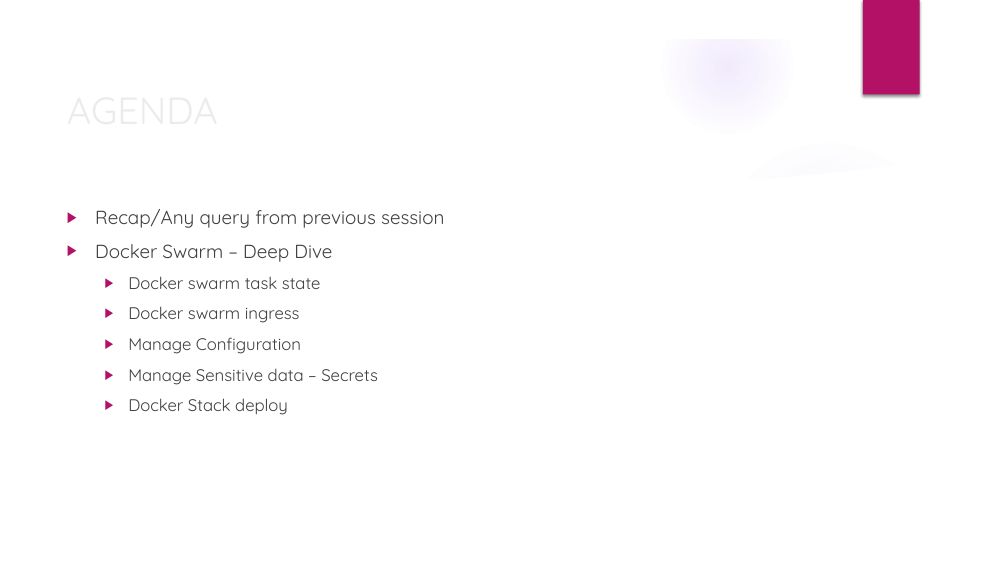
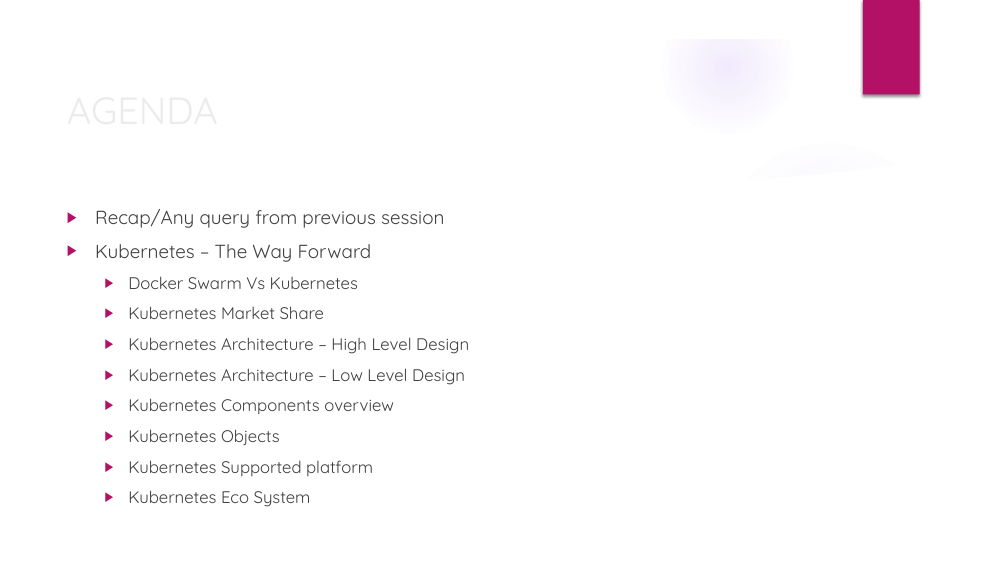
Before and after one commit to deepkumartraining/docker-k8s-April23, a slide deck: slide 2 of Day22/DockerAndKubernetes_Training-Day22.pptx. Drawn at 1008x567 pixels with LibreOffice and Linux fonts; fonts in the diff are those of the drawing; background and template pictures are left out. Boxes give left, top, right and bottom in pixels: in the first picture for what was removed or moved away, otherwise in the second. Text is boxed around its words. In the diff, an @@ line names an element or a change of style, - is before the commit and + after.

```diff
--- a/Day22/DockerAndKubernetes_Training-Day22.pptx
+++ b/Day22/DockerAndKubernetes_Training-Day22.pptx
@@ text at (x1=95, y1=244, x2=469, y2=507): text changed @@
-▶ Docker Swarm – Deep Dive
-  ▶ Docker swarm task state
-  ▶ Docker swarm ingress
-  ▶ Manage Configuration
-  ▶ Manage Sensitive data – Secrets
-  ▶ Docker Stack deploy
+▶ Kubernetes – The Way Forward
+  ▶ Docker Swarm Vs Kubernetes
+  ▶ Kubernetes Market Share
+  ▶ Kubernetes Architecture – High Level Design
+  ▶ Kubernetes Architecture – Low Level Design
+  ▶ Kubernetes Components overview
+  ▶ Kubernetes Objects
+  ▶ Kubernetes Supported platform
+  ▶ Kubernetes Eco System
```
Also in this commit, not shown: 2 other slides changed, 10 slides added, 1 slide removed, 3 other files.
